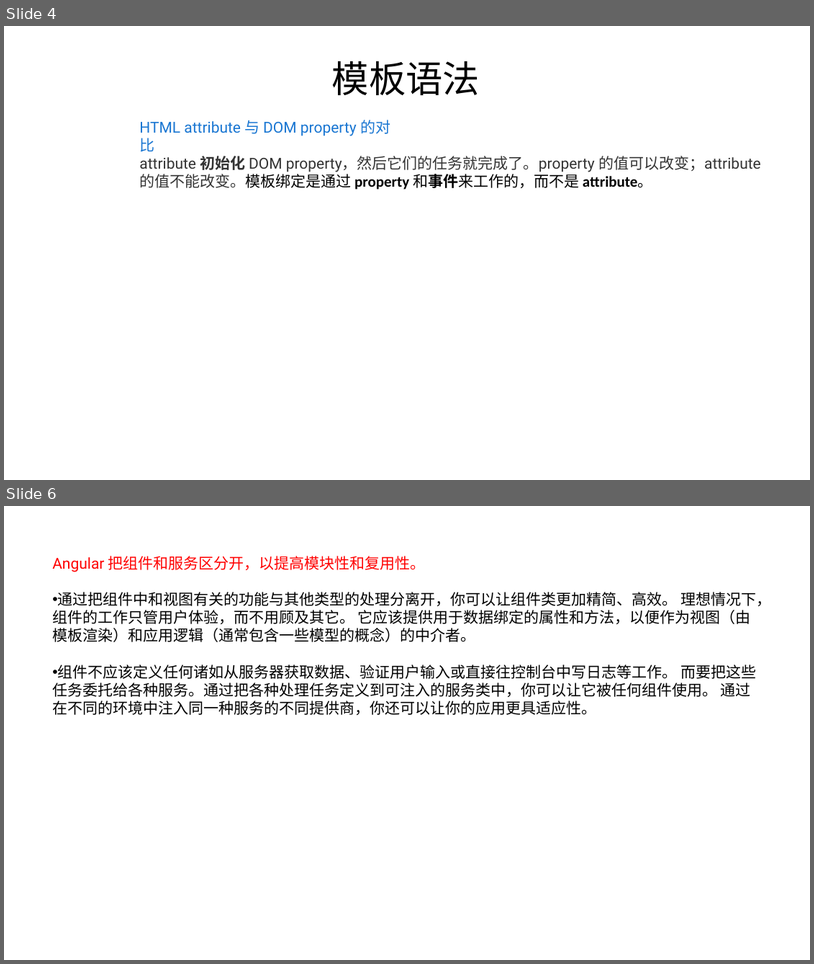
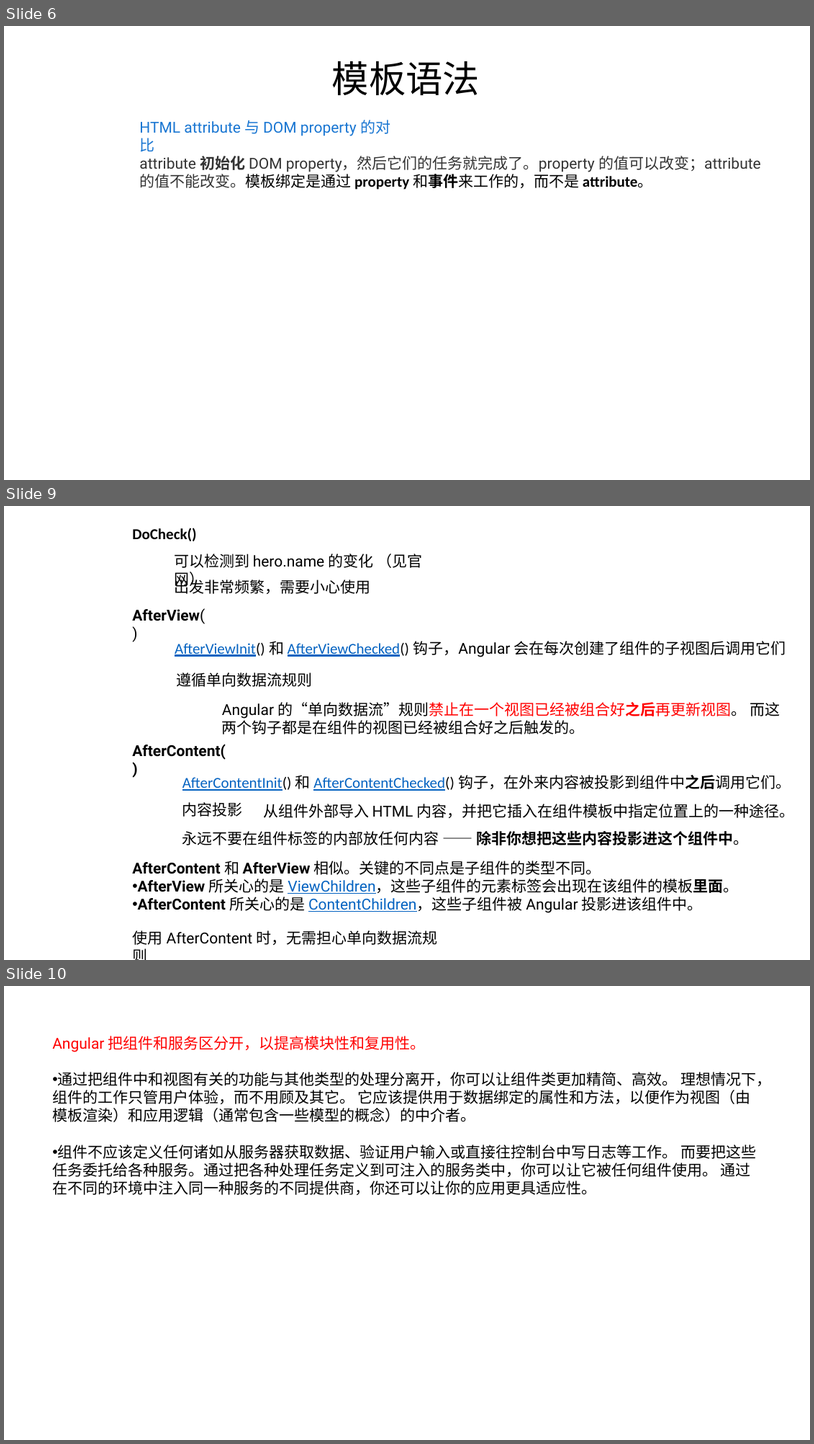
Before and after one commit to FredJiangFei/AngularDemo, a slide deck: Documents/angular.pptx. Shown one above the other, each under a label of ours: slides 4 and 6 before the commit, slides 6, 9 and 10 after it; the slides between them are not shown. The pictures are 814x964 and 814x1444 pixels, drawn with LibreOffice and Linux fonts; fonts in the diff are those of the drawing. Boxes give left, top, right and bottom in pixels: in the first picture for what was removed or moved away, otherwise in the second. Text is boxed around its words. In the diff, an @@ line names an element or a change of style, - is before the commit and + after.

Commit message:
angular

```diff
--- a/Documents/angular.pptx
+++ b/Documents/angular.pptx
@@ slide 9 added at bbox=[4, 506, 810, 960], background #FFFFFF @@
@@ text added at bbox=[132, 528, 196, 541], 18 pt, text #000000, bold @@
+DoCheck()
@@ text added at bbox=[174, 554, 422, 568], 18 pt, text #000000 @@
+可以检测到 hero.name 的变化 （见官网）
@@ text added at bbox=[175, 577, 371, 594], 18 pt, text #000000 @@
+出发非常频繁，需要小心使用
@@ text added at bbox=[132, 608, 205, 624], 18 pt, text #000000, bold @@
+AfterView()
@@ text added at bbox=[175, 641, 787, 657], 18 pt, text #000000 @@
+AfterViewInit() 和 AfterViewChecked() 钩子，Angular 会在每次创建了组件的子视图后调用它们
@@ text added at bbox=[176, 672, 312, 687], 18 pt, text #000000 @@
+遵循单向数据流规则
@@ text added at bbox=[222, 702, 780, 734], 18 pt, text #000000 @@
+Angular 的“单向数据流”规则禁止在一个视图已经被组合好之后再更新视图。 而这两个钩子都是在组件的视图已经被组合好之后触发的。
@@ text added at bbox=[132, 744, 226, 759], 18 pt, text #000000, bold @@
+AfterContent()
@@ text added at bbox=[183, 775, 791, 790], 18 pt, text #0563C1, underline @@
+AfterContentInit() 和 AfterContentChecked() 钩子，在外来内容被投影到组件中之后调用它们。
@@ text added at bbox=[183, 802, 243, 816], 18 pt, text #000000 @@
+内容投影
@@ text added at bbox=[263, 803, 795, 818], 18 pt, text #000000 @@
+从组件外部导入 HTML 内容，并把它插入在组件模板中指定位置上的一种途径。
@@ text added at bbox=[183, 831, 748, 845], 18 pt, text #000000 @@
+永远不要在组件标签的内部放任何内容 —— 除非你想把这些内容投影进这个组件中。
@@ text added at bbox=[132, 860, 738, 913], 18 pt, text #000000 @@
+AfterContent 和 AfterView 相似。关键的不同点是子组件的类型不同。
+• AfterView 所关心的是 ViewChildren，这些子组件的元素标签会出现在该组件的模板里面。
+• AfterContent 所关心的是 ContentChildren，这些子组件被 Angular 投影进该组件中。
@@ text added at bbox=[133, 930, 438, 944], 18 pt, text #000000 @@
+使用 AfterContent 时，无需担心单向数据流规则
@@ what was slide 4 is now slide 6 @@
@@ what was slide 6 is now slide 10 @@
```
Also in this commit, not shown: 1 slide changed, 3 other slides added.
